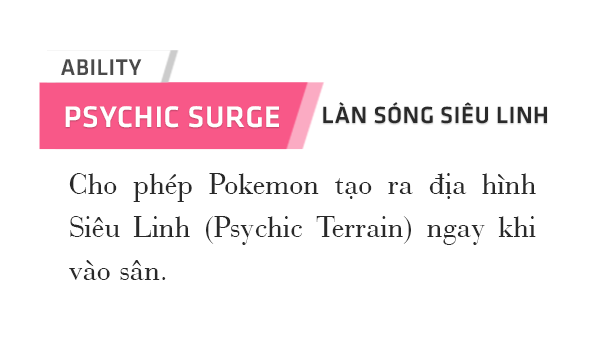
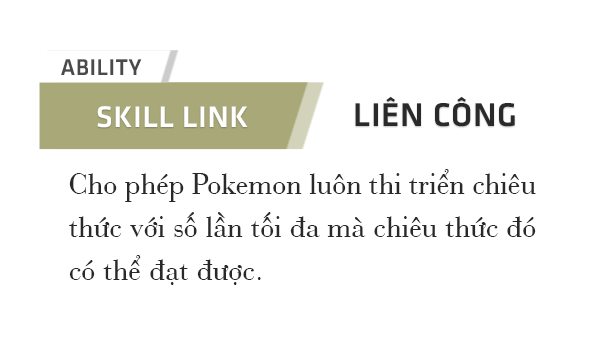
Layer changes from the first 600×354 image to the second:
renamed "Cho phép Pokemon tạo ra địa hình Siêu Linh (Psychic Terrain) ng" to "Cho phép Pokemon luôn thi triển chiêu thức với số lần tối đa mà", painted on it over [69, 169, 536, 285]
renamed "LÀN SÓNG SIÊU LINH" to "LIÊN CÔNG", painted on it over [323, 96, 547, 127]
renamed "PSYCHIC SURGE" to "SKILL LINK", painted on it over [65, 106, 279, 128]
